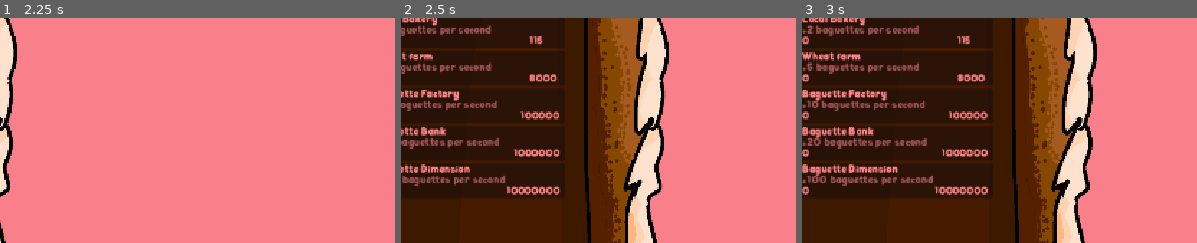
Above: before the commit, frames 1-3 (left to right).
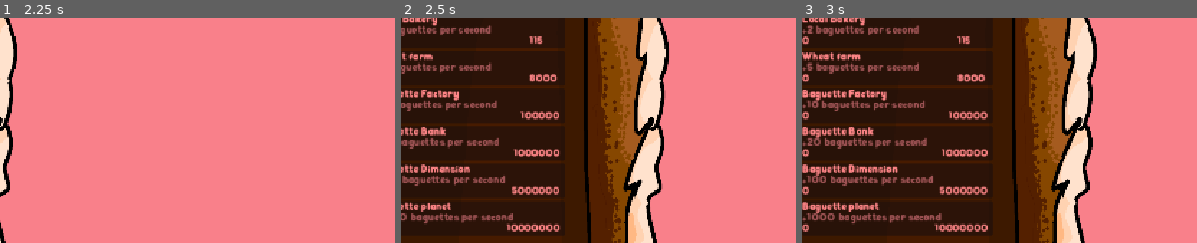
Above: after the commit, the same moments.

Repository: Mairioo/Kasane-clicker
Game: Godot game, scene res://Scenes/main.tscn
The game is run twice, just before and just after one commit, with the same random seed, the same clock (stepped at 60 frames per second) and the same inputs. The project has no main scene, so this scene is started directly.
Inputs (mouse positions are % of the whole screen's width and height, from its top left):
- Up to frame 1 (2.25 s): click (70, 46) at 0.5 s; click (96, 91) at 1.25 s; click "Open Shop" at 2 s
- Up to frame 2 (2.5 s): no input
- Up to frame 3 (3 s): click "More Baguettes" at 2.75 s
The pictures show only the part of the screen within x 0-50%, y 9-59%; the shares and areas given below are measured in that part.

Frame 1 is identical in both runs. In frame 2, 4.5% of the frame differs, in the area x 0-41%, y 74-97%; in frame 3, 4.8%, in the area x 0-48%, y 74-97%.

Commit message:
added another upgradeuhh yeah

Diff:
--- a/Scripts/globalPlayerData.gd
+++ b/Scripts/globalPlayerData.gd
@@ -40,9 +40,16 @@
 	},
 	{
 	"name":"Baguette Dimension",
-	"starting_price":10000000,
+	"starting_price":5000000,
 	"amount":0,
 	"idle_profit":100,
 	"upgrade_description":"+100 baguettes per second"
+	},
+	{
+		"name":"Baguette planet",
+		"starting_price":10000000,
+		"amount":0,
+		"idle_profit":1000,
+		"upgrade_description":"+1000 baguettes per second"
 	}
 ]
--- a/Scripts/save_and_load.gd
+++ b/Scripts/save_and_load.gd
@@ -4,19 +4,17 @@
 	"money": GlobalPlayerData.score,
 	"click_mult":GlobalPlayerData.click_mult,
 	"upgrades":GlobalPlayerData.upgrades,
-	"total_profit":GlobalPlayerData.total_profit
+	"total_profit":GlobalPlayerData.total_profit,
 }
 func _ready() -> void:
 	await _load_save()
 
 func save():
-	print("saving....")
 	var file = FileAccess.open(save_location, FileAccess.WRITE)
 	file.store_var(content_to_save.duplicate())
 	file.close()
 
 func _load_save():
-	print("loading...")
 	if FileAccess.file_exists(save_location):
 		var file = FileAccess.open(save_location, FileAccess.READ)
 		var data = file.get_var()
@@ -26,4 +24,3 @@
 		content_to_save.click_mult = save_data.click_mult
 		content_to_save.upgrades = save_data.upgrades
 		content_to_save.total_profit = save_data.total_profit
-		print("TOTAL PROFIT: ",save_data.total_profit)
--- a/Scripts/upgrade.gd
+++ b/Scripts/upgrade.gd
@@ -54,8 +54,6 @@
 		upgrade_data.amount += 1
 		var new_price = upgrade_data.starting_price * (Growth_rate**upgrade_data.amount)
 		upgrade_data.starting_price = int(new_price)
-	else:
-		print("i spent all my money on roulette and now im broke as shiii... (ball knowledge)")
 
 func _on_pressed() -> void:
 	buy_upgrade()
